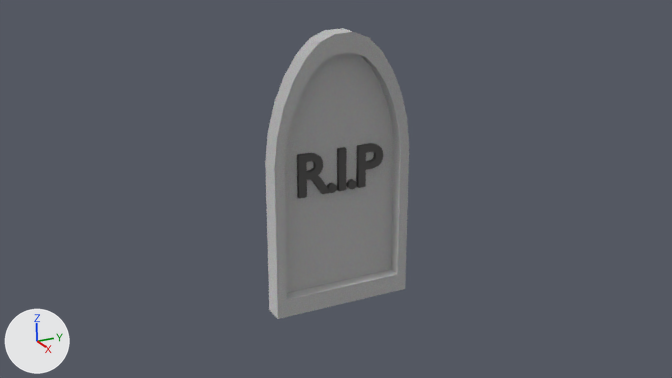
Renders of the Blender file Art/Blender/selinay assets/mezar_tasi_1.blend from each side of a commit.
The view is the same before and after, from the file's camera 'Camera'. Arrows for +X, +Y and +Z are at lower left; the lights stay in place. Text is drawn in Blender's own font.

The first picture shows 'Cube', 'Text'.
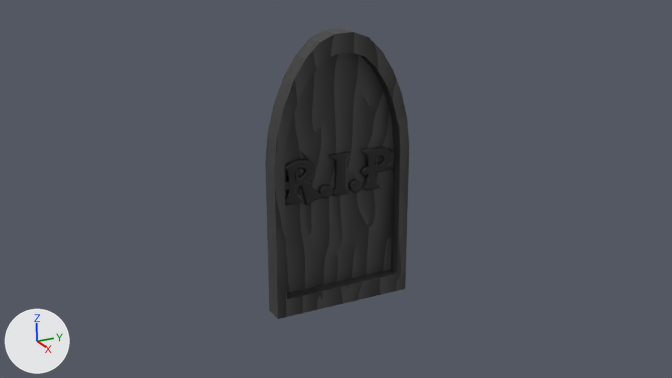
Where the newer file only moved an object's origin or applied its transform, the numbers keep the older frame.

Changed parts and their boxes [x1, y1, x2, y2] in the pictures (672 x 378 px):
'Cube', surface changed (grey to black)
    both: [265, 28, 409, 319]
'Text', reshaped, moved, turned
    before: [297, 143, 383, 198]
    after: [284, 146, 395, 205]

What changed in the scene script:
```text
Change mat_material_002:
    remove # nodes: BsdfDiffuse, OutputMaterial, TexNoise
    nodes: BsdfPrincipled, OutputMaterial, TexGabor, ValToRGB
    colours: dark grey #474747, black #212121
Add mat_material_003:
    mat_material_003 = principled_material('Material.003')
    mat_material_003.base_color = (0.0107, 0.0107, 0.0107)  # black #1b1b1b
Add me_text_001:
    me_text_001.from_pydata(...)  # 17667 vertices, 16276 faces; spans x -0.02..0.02, y -0.588..0.61, z -0.267..0.267
    me_text_001.materials.append(mat_material_003)  # black #1b1b1b
Change ob_text:
    ob_text.rotation_euler: (1.571, 0.0, 1.571) -> (0.0, 0.0, 0.0)  # degrees (90, 0, 90) -> degrees (0, 0, 0)
    ob_text: bpy.data.objects.new('Text', txt_text) -> bpy.data.objects.new('Text', me_text_001)
    ob_text.location: (-0.027, 0.0, 0.0) -> (0.0, 0.0, 0.0)
```
